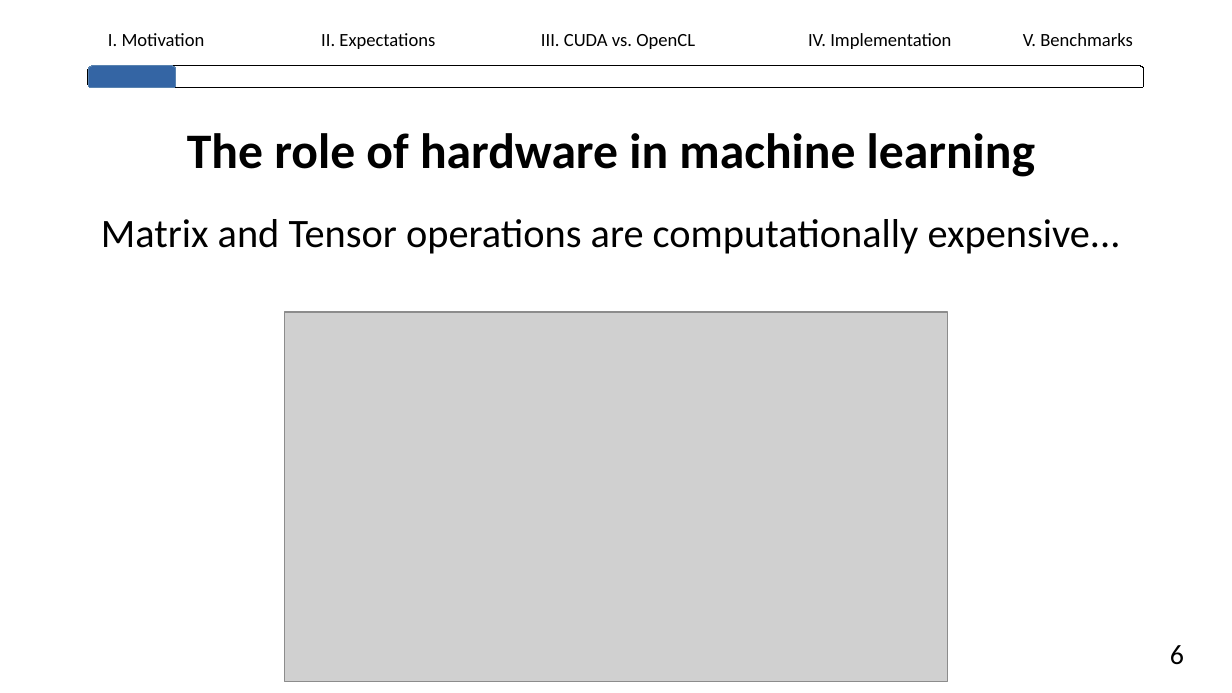
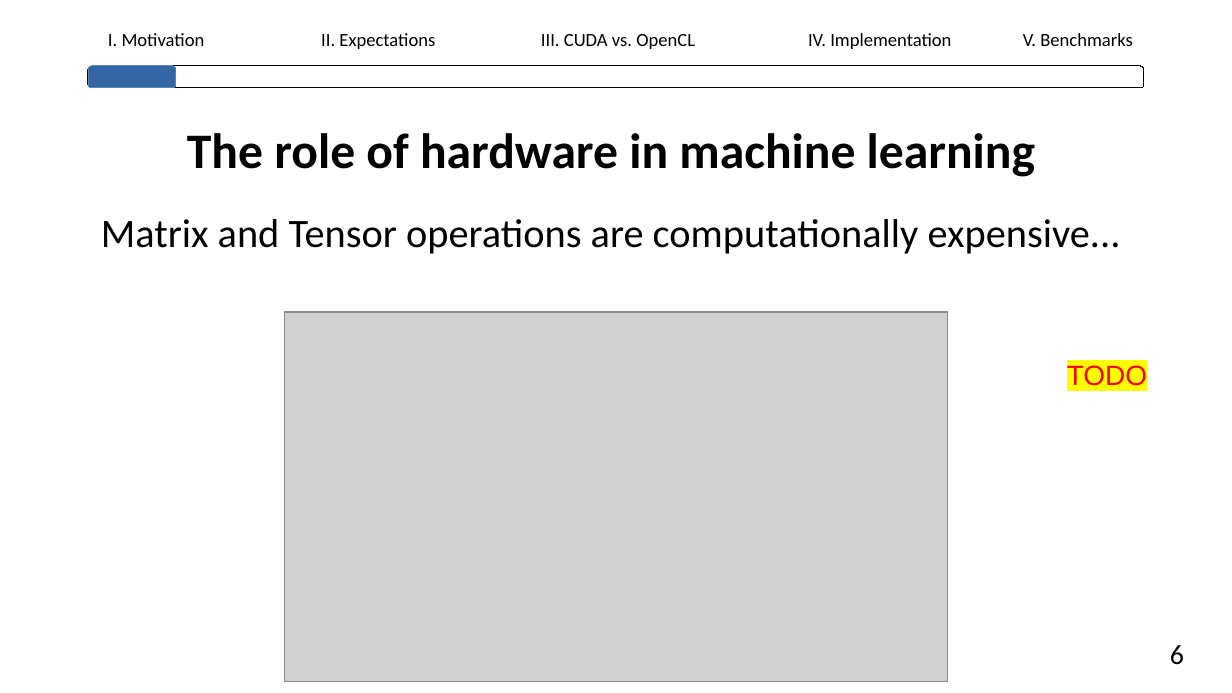
Before and after one commit to lhahner/opti-perf, a slide deck: slide 9 of docs/presentation/final-presentation.odp. Drawn at 1232x693 pixels with LibreOffice and Linux fonts; fonts in the diff are those of the drawing; grey boxes stand for pictures. Boxes give left, top, right and bottom in pixels: in the first picture for what was removed or moved away, otherwise in the second. Text is boxed around its words. In the diff, an @@ line names an element or a change of style, - is before the commit and + after.

```diff
--- a/docs/presentation/final-presentation.odp
+++ b/docs/presentation/final-presentation.odp
@@ text added at <box>1067,365,1147,386</box>, 18 pt, text #FF0000 @@
+TODO
```
Also in this commit, not shown: 4 other slides changed, 3 slides added, 3 other files.
